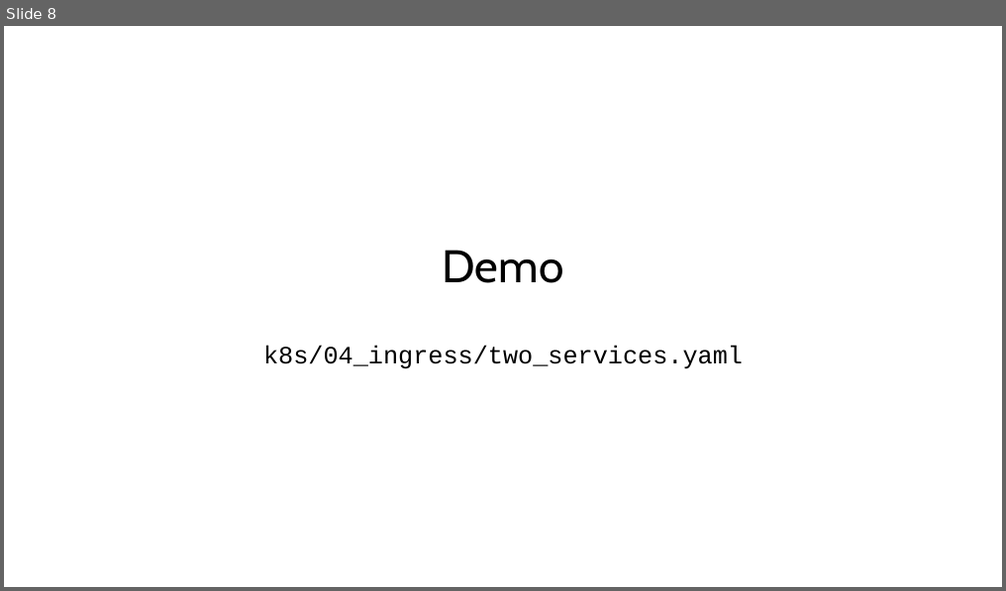
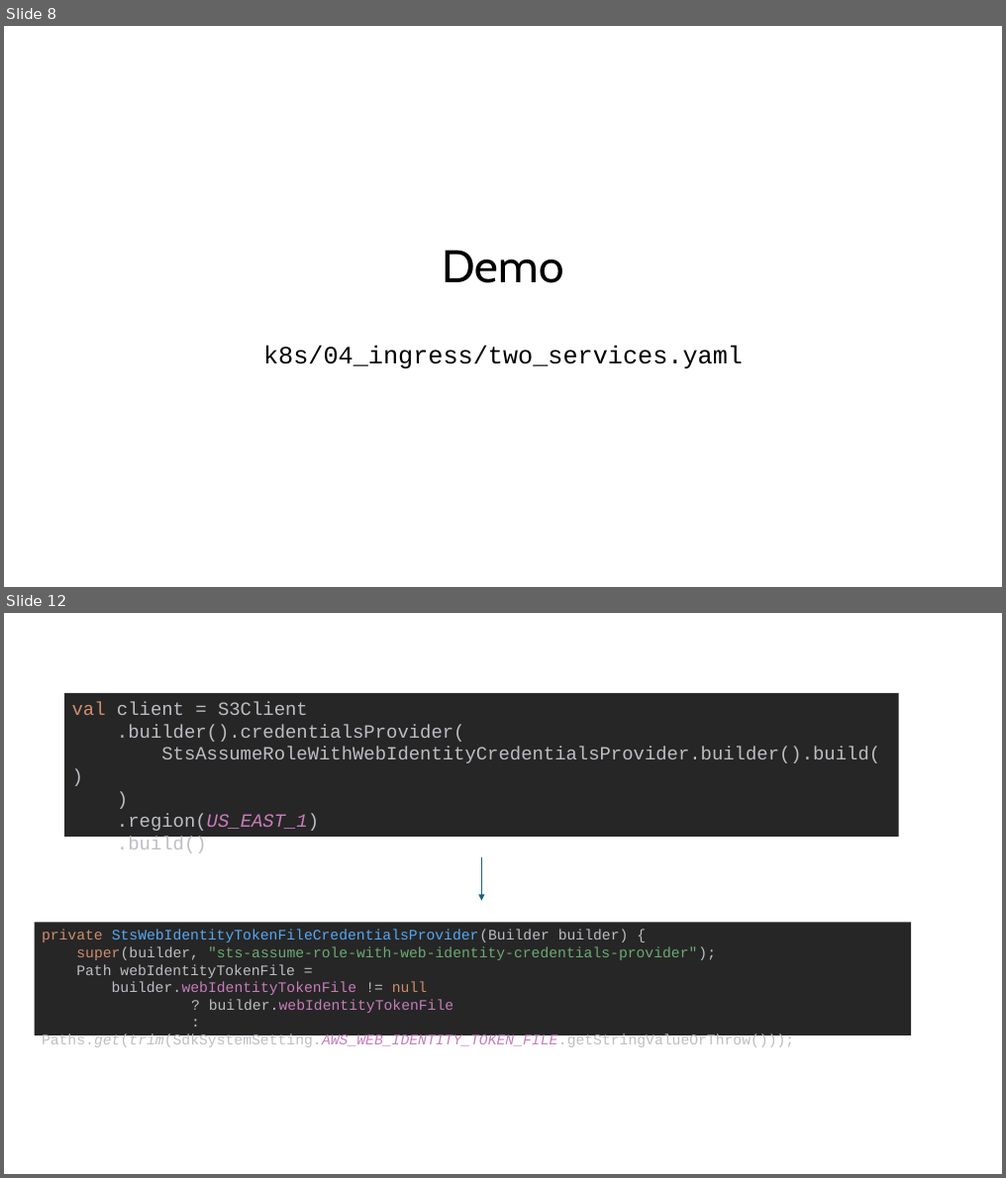
Before and after one commit to witmichal/spring-boot-k8s, a slide deck: kubernetes_vol2.pptx. Shown one above the other, each under a label of ours: slide 8 before the commit, slides 8 and 12 after it; the slides between them are not shown. The pictures are 1006x591 and 1006x1178 pixels, drawn with LibreOffice and Linux fonts; fonts in the diff are those of the drawing. Boxes give left, top, right and bottom in pixels: in the first picture for what was removed or moved away, otherwise in the second. Text is boxed around its words. In the diff, an @@ line names an element or a change of style, - is before the commit and + after.

```diff
--- a/kubernetes_vol2.pptx
+++ b/kubernetes_vol2.pptx
@@ slide 12 added at [4,613,1002,1174], background #FFFFFF @@
@@ rectangle added at [64,693,899,837], fill #262626, 18 pt, text #BCBEC4 @@
+val client = S3Client
+.builder().credentialsProvider(
+StsAssumeRoleWithWebIdentityCredentialsProvider.builder().build()
+)
+.region(US_EAST_1)
+.build()
@@ arrow added from (481, 858) to (481, 901), #156082 1.5 pt @@
@@ rectangle added at [34,922,911,1035], fill #262626, 14 pt, text #BCBEC4 @@
+private StsWebIdentityTokenFileCredentialsProvider(Builder builder) {
+super(builder, "sts-assume-role-with-web-identity-credentials-provider");
+Path webIdentityTokenFile =
+builder.webIdentityTokenFile != null
+? builder.webIdentityTokenFile
+: Paths.get(trim(SdkSystemSetting.AWS_WEB_IDENTITY_TOKEN_FILE.getStringValueOrThrow()));
```
Also in this commit, not shown: 4 slides changed, 15 other slides added, 6 slides removed, 5 other files.
